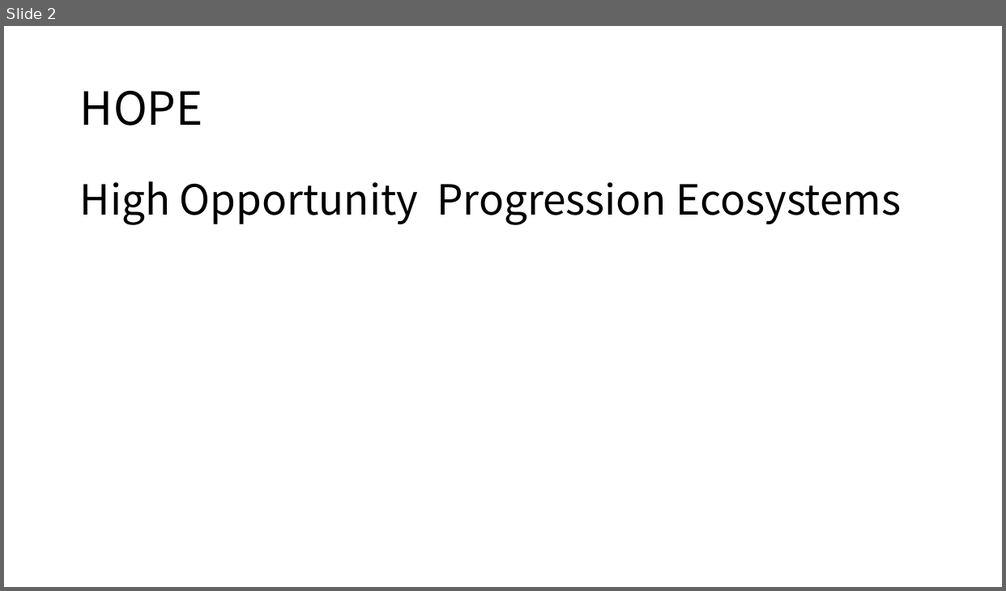
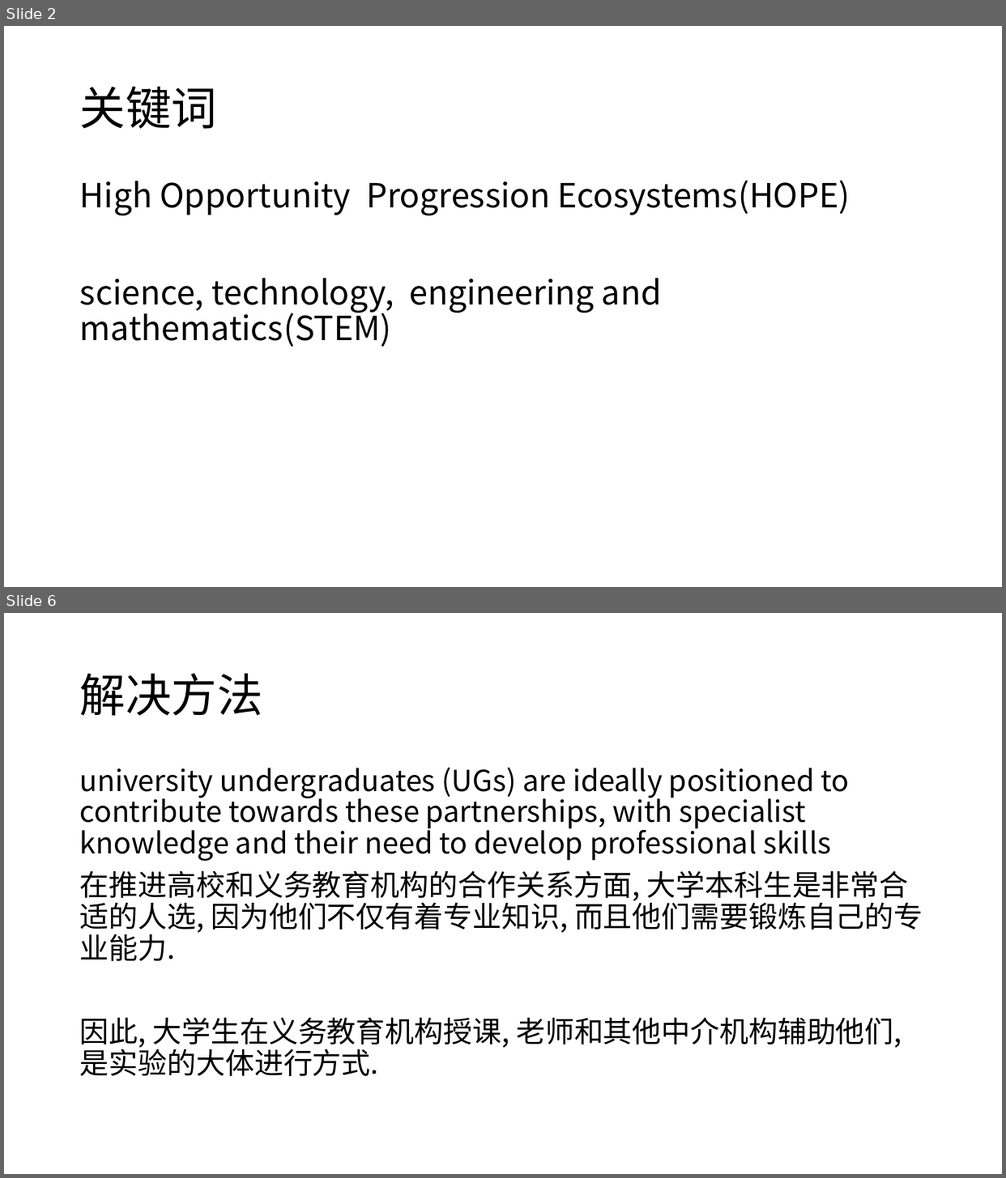
Before and after one commit to twesix/paper-notes, a slide deck: 201905/5-25分享.pptx. Shown one above the other, each under a label of ours: slide 2 before the commit, slides 2 and 6 after it; the slides between them are not shown. The pictures are 1006x591 and 1006x1178 pixels, drawn with LibreOffice and Linux fonts; fonts in the diff are those of the drawing. Boxes give left, top, right and bottom in pixels: in the first picture for what was removed or moved away, otherwise in the second. Text is boxed around its words. In the diff, an @@ line names an element or a change of style, - is before the commit and + after.

```diff
--- a/201905/5-25分享.pptx
+++ b/201905/5-25分享.pptx
@@ slide 6 added at box(4, 613, 1002, 1174), background #FFFFFF @@
@@ title added at box(80, 673, 263, 716), 44 pt, text #000000 @@
+解决方法
@@ text added at box(80, 767, 923, 1076), 28 pt, text #000000 @@
+university undergraduates (UGs) are ideally positioned to contribute towards these partnerships, with specialist knowledge and their need to develop professional skills
+在推进高校和义务教育机构的合作关系方面, 大学本科生是非常合适的人选, 因为他们不仅有着专业知识, 而且他们需要锻炼自己的专业能力.
+因此, 大学生在义务教育机构授课, 老师和其他中介机构辅助他们, 是实验的大体进行方式.
@@ slide 2 changed as well @@
@@ title at box(80, 86, 217, 129): text changed @@
-HOPE
+关键词
@@ text at box(80, 180, 850, 347): text changed; size 40 to 32 pt @@
-High Opportunity Progression Ecosystems
+High Opportunity Progression Ecosystems(HOPE)
+science, technology, engineering and mathematics(STEM)
```
Also in this commit, not shown: 1 other slide changed, 9 other slides added, 2 slides removed, 1 other file.
